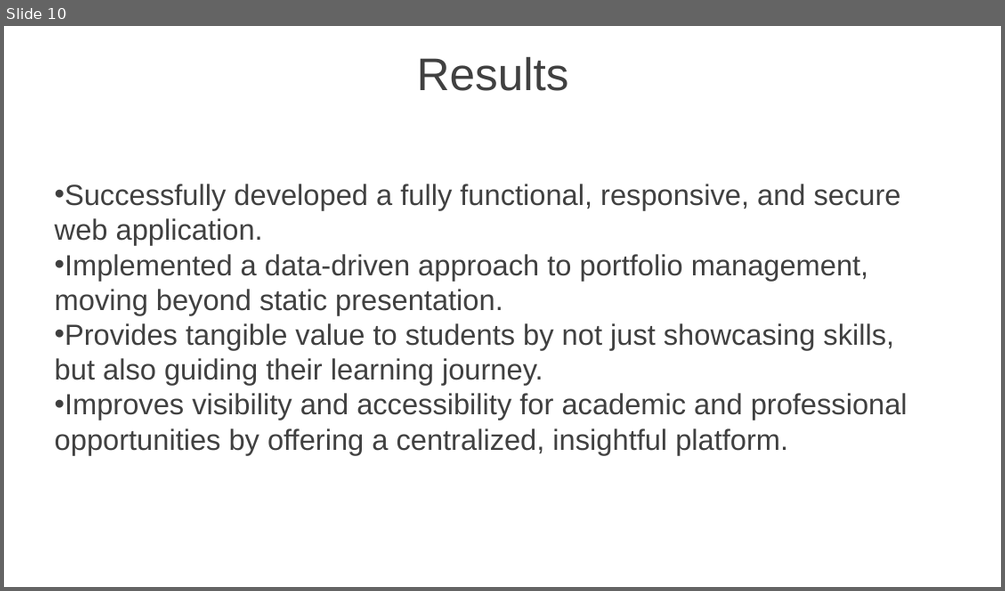
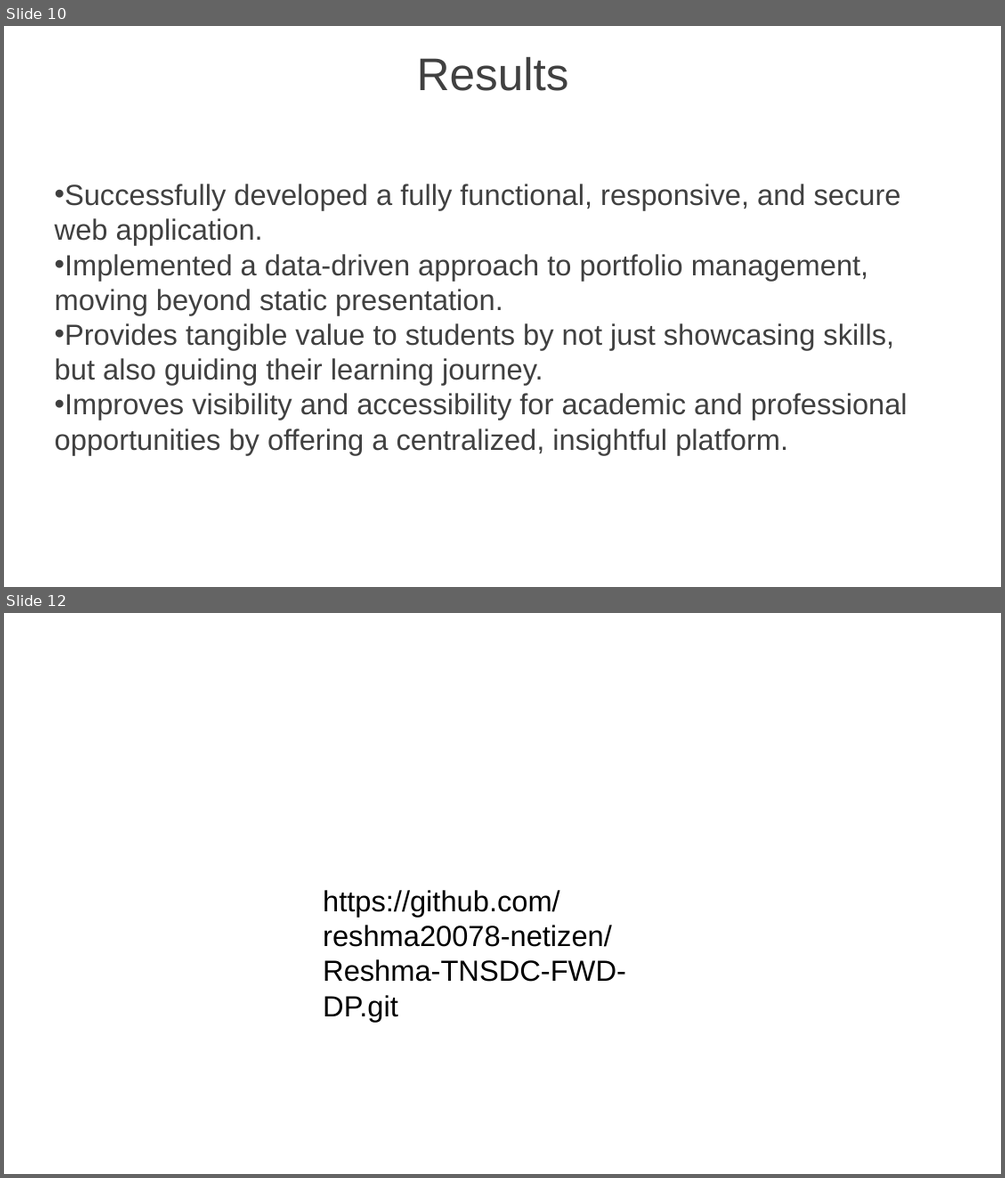
Before and after one commit to reshma20078-netizen/Reshma-TNSDC-FWD-DP, a slide deck: Presentation-WPS Office.pptx. Shown one above the other, each under a label of ours: slide 10 before the commit, slides 10 and 12 after it; the slides between them are not shown. The pictures are 1005x591 and 1005x1178 pixels, drawn with LibreOffice and Linux fonts; fonts in the diff are those of the drawing; background and template pictures are left out. Boxes give left, top, right and bottom in pixels: in the first picture for what was removed or moved away, otherwise in the second. Text is boxed around its words. In the diff, an @@ line names an element or a change of style, - is before the commit and + after.

```diff
--- a/Presentation-WPS Office.pptx
+++ b/Presentation-WPS Office.pptx
@@ slide 12 added at (x1=4, y1=613, x2=1001, y2=1174), background picture (left out) @@
@@ text added at (x1=323, y1=890, x2=626, y2=1022), 28 pt, text #000000 @@
+https://github.com/reshma20078-netizen/Reshma-TNSDC-FWD-DP.git
```
Also in this commit, not shown: 1 other slide added, 1 slide removed.
